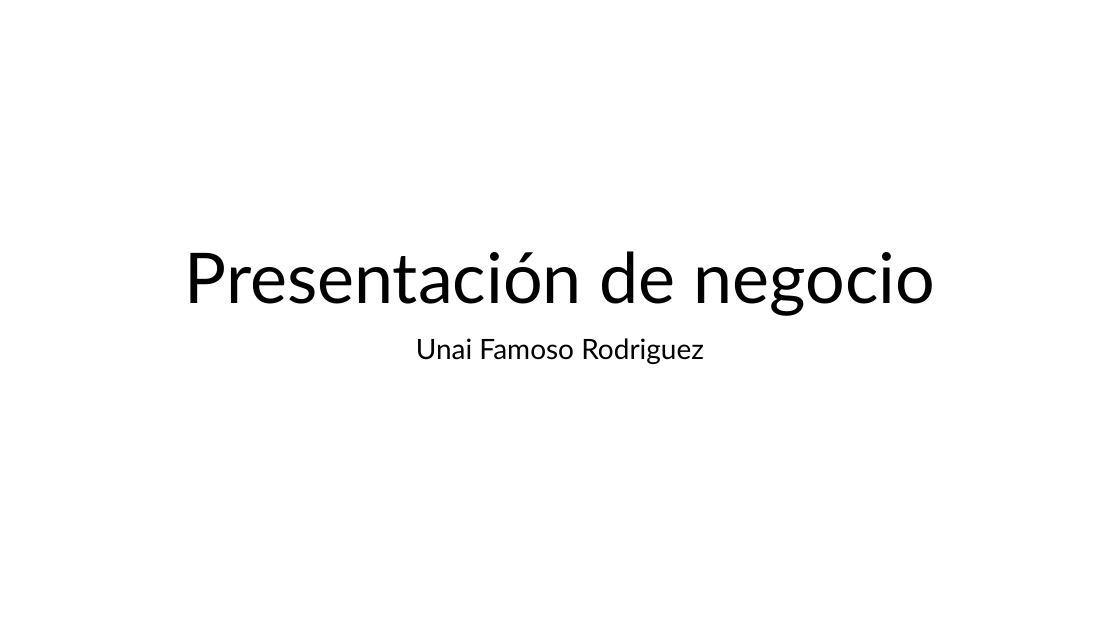
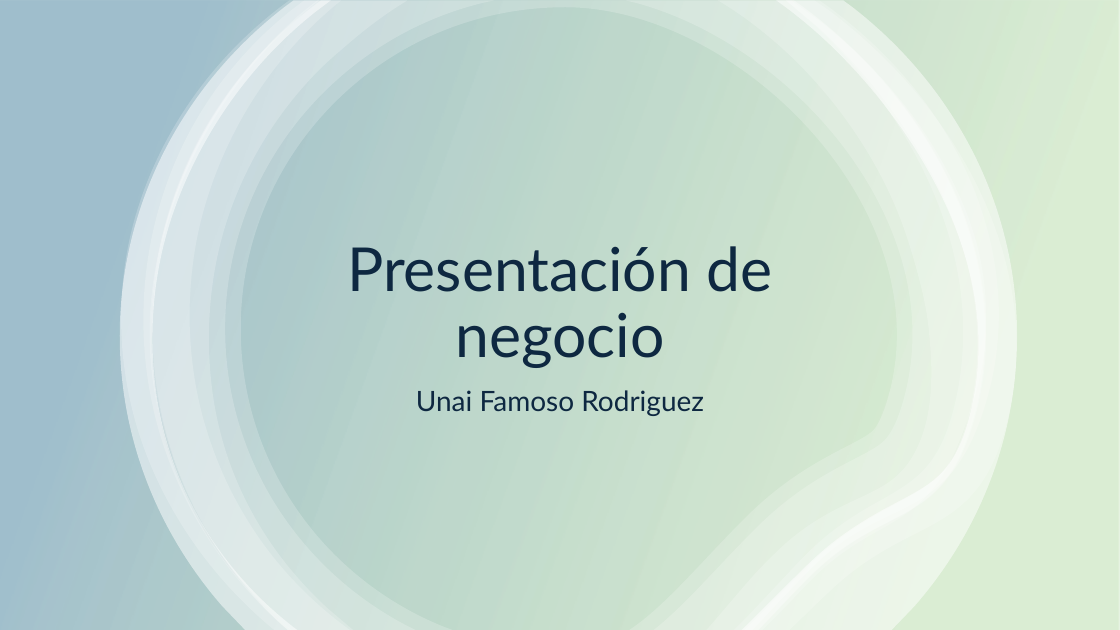
Before and after one commit to UnaiFam/Projecto-Final-ML, a slide deck: slide 1 of docs/Presentacion de negocio.pptx. Drawn at 1120x630 pixels with LibreOffice and Linux fonts; fonts in the diff are those of the drawing. Boxes give left, top, right and bottom in pixels: in the first picture for what was removed or moved away, otherwise in the second. Text is boxed around its words. In the diff, an @@ line names an element or a change of style, - is before the commit and + after.

```diff
--- a/docs/Presentacion de negocio.pptx
+++ b/docs/Presentacion de negocio.pptx
@@ rectangle added at box(0, 0, 1120, 630), fill gradient #4EA72E to #156082 @@
@@ group added at box(120, 0, 1017, 630): 6 freeform shapes @@
@@ title "Presentación de negocio": place and size @@
-title "Presentación de negocio" at box(185, 251, 935, 316)
+title "Presentación de negocio" at box(347, 246, 773, 368)
@@ title "Presentación de negocio" at box(347, 246, 773, 368): size 60 to 52 pt, text colour #000000 to #0E2841 @@
@@ subtitle "Unai Famoso Rodriguez": place and size @@
-subtitle "Unai Famoso Rodriguez" at box(416, 338, 704, 364)
+subtitle "Unai Famoso Rodriguez" at box(416, 390, 704, 416)
@@ subtitle "Unai Famoso Rodriguez" at box(416, 390, 704, 416): text colour #000000 to #0E2841 @@
```
Also in this commit, not shown: 9 slides added, 3 slides removed, 28 other files.
